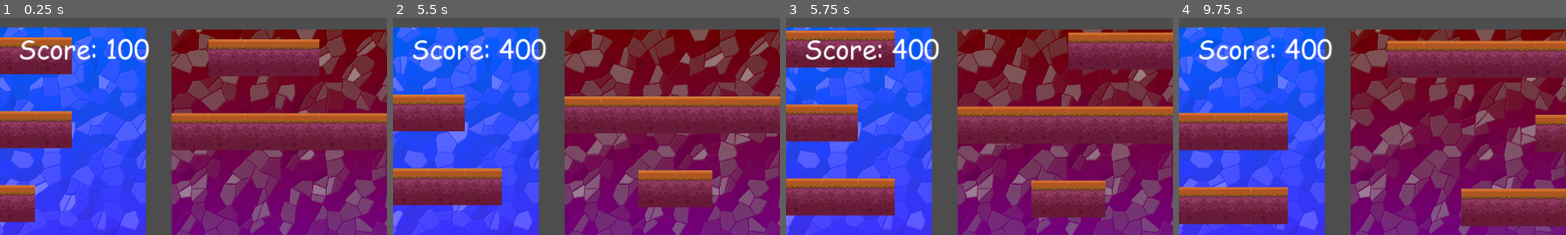
Above: before the commit, frames 1-4 (left to right).
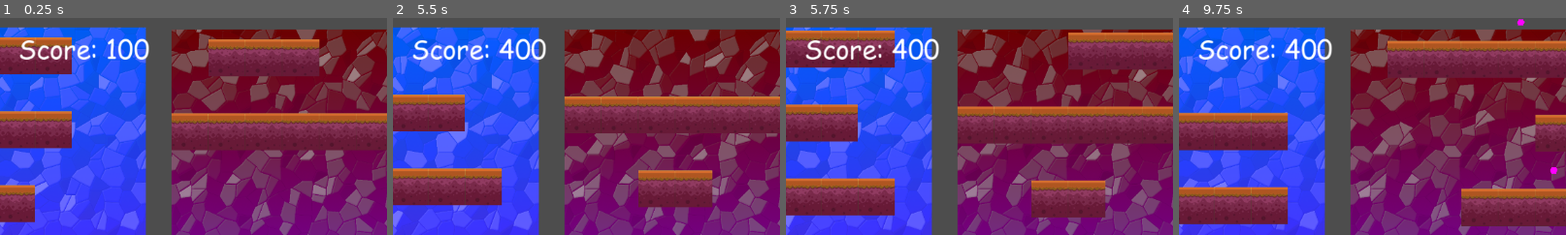
Above: after the commit, the same moments.

Repository: LegacyMD/xd_tower
Game: Godot game, scene res://scenes/root_scene.tscn
The game is run twice, just before and just after one commit, with the same random seed, the same clock (stepped at 60 frames per second) and the same inputs. The engine's default icon, where the game draws it, is replaced by a stand-in: a white triangle on a blue panel in a dark square.
Inputs (mouse positions are % of the whole screen's width and height, from its top left):
- Up to frame 1 (0.25 s): no input
- Up to frame 2 (5.5 s): move the mouse to (72, 45) at 0.52 s; hold D (player0_right) 0.53-2.03 s; click (72, 45) at 0.67 s; tap W (player0_up) at 0.77, 1.52, 3.02, 3.77, 4.52 s; move the mouse to (30, 55) at 1.27 s; move the mouse to (60, 28) at 2.02 s; hold A (player0_left) 2.03-2.78 s; move the mouse to (45, 70) at 2.77 s; hold D (player0_right) 2.78-4.28 s; click (45, 70) at 2.92 s; move the mouse to (80, 65) at 3.52 s; move the mouse to (20, 35) at 4.27 s; hold A (player0_left) 4.28-5.03 s; move the mouse to (55, 50) at 5.02 s; hold D (player0_right) from 5.03 s (still down); click (55, 50) at 5.17 s
- Up to frame 3 (5.75 s): keep holding D (player0_right)
- Up to frame 4 (9.75 s): move the mouse to (35, 25) at 5.77 s; release D (player0_right) at 5.78 s; hold A (player0_left) 5.78-7.28 s; tap W (player0_up) at 6.02, 6.77, 7.52, 9.02 s; move the mouse to (72, 45) at 6.52 s; move the mouse to (30, 55) at 7.27 s; hold D (player0_right) 7.28-9.53 s; click (30, 55) at 7.42 s; move the mouse to (60, 28) at 8.02 s; move the mouse to (45, 70) at 8.77 s; move the mouse to (80, 65) at 9.52 s; hold A (player0_left) from 9.53 s (still down); click (80, 65) at 9.67 s
The pictures show only the part of the screen within x 30-80%, y 0-50%; the shares and areas given below are measured in that part.

Frames 1-3 are identical in both runs. In frame 4, 0.1% of the frame differs, in the area x 87-98%, y 0-72%.

Commit message:
Implement Effect Spawner, remove debug prints

Diff:
--- a/scenes/effect.gd
+++ b/scenes/effect.gd
@@ -12,3 +12,4 @@
 
     var effect_type = EffectType.keys()[randi() % EffectType.size()]
     effect_gathered.emit(effect_type)
+    queue_free() # Remove from the tree
--- /dev/null
+++ b/scenes/effect_spawner.gd
@@ -0,0 +1,34 @@
+extends Node2D
+
+
+# Called when the node enters the scene tree for the first time.
+func _ready():
+    pass # Replace with function body.
+
+
+# Called every frame. 'delta' is the elapsed time since the previous frame.
+func _process(delta):
+    pass
+
+func _should_spawn():
+    return randf() <= Settings.EFFECT_SPAWN_CHANCE
+
+func _generate_x_pos(x_beg, x_end):
+    var range = x_end - x_beg
+    return randf() * range + x_beg
+
+func _on_platform_spawner_platform_spawned(view_name, x_beg, x_end, y_position):
+    if not _should_spawn():
+        return
+
+    var effect = preload("res://scenes/effect.tscn")
+
+    var instance = effect.instantiate()
+    instance.position.x = _generate_x_pos(x_beg, x_end)
+    instance.position.y = y_position
+    instance.name = "Effect_y%d" % [int(y_position)]
+
+    var container = get_node("../%s/PlatformContainer" % view_name)
+    container.add_child(instance)
+    #return instance
+    #print(x_beg, x_end, y_position)
--- /dev/null
+++ b/scenes/effect_spawner.tscn
@@ -0,0 +1,6 @@
+[gd_scene load_steps=2 format=3 uid="uid://bmr6jpswwvdri"]
+
+[ext_resource type="Script" path="res://scenes/effect_spawner.gd" id="1_ndvmq"]
+
+[node name="EffectSpawner" type="Node2D"]
+script = ExtResource("1_ndvmq")
--- a/scenes/global_settings.gd
+++ b/scenes/global_settings.gd
@@ -2,3 +2,4 @@
 
 var TILE_SIZE : int = 96
 var MIN_ROW_LENGTH: int = 2
+var EFFECT_SPAWN_CHANCE: float = 0.2
--- a/scenes/platform_spawner.gd
+++ b/scenes/platform_spawner.gd
@@ -1,4 +1,6 @@
 extends Node2D
+
+signal platformSpawned(view_name, x_beg, x_end, y_position)
 
 var last_platform_spawn_position : float = 0.0
 var last_platform_spawn_row_idx : int = -2
@@ -16,10 +18,16 @@
     var vertical_tiles_num = player_view_rect.size.y / tile_size.x
     return Vector2i(horizontal_tiles_num, vertical_tiles_num)
 
+func _pixel_pos_from_column_row(column, row, tile_size, player_view_rect):
+    var x = (column * tile_size.x) + player_view_rect.position.x + (tile_size.x / 2)
+    var y = (row * tile_size.y) + player_view_rect.position.y + (tile_size.y / 2)
+    return { x = x, y = y }
+
 func _create_tile(tile_scene, column, row, tile_size, player_view_rect):
     var instance = tile_scene.instantiate()
-    instance.position.x = (column * tile_size.x) + player_view_rect.position.x + (tile_size.x / 2)
-    instance.position.y = (row * tile_size.y) + player_view_rect.position.y + (tile_size.y / 2)
+    var position = _pixel_pos_from_column_row(column, row, tile_size, player_view_rect)
+    instance.position.x = position.x
+    instance.position.y = position.y
     instance.name = "PlatformTile_x%d_y%d" % [column, row]
     return instance
 
@@ -73,6 +81,17 @@
     var platform_offset = size_and_offset.platform_offset
     _fill_platform_tiles(platform_offset, platform_length, root, tile, r, tile_size, player_view_rect)
 
+func _emit_spawned_signal(player_view_name):
+    var player_view_rect =  get_parent().find_child(player_view_name).background_rect
+    var tile_size = _compute_tile_size(player_view_rect)
+    var row = last_platform_spawn_row_idx + 1
+    var column = 0
+    var position = _pixel_pos_from_column_row(column, row, tile_size, player_view_rect)
+    var y_position = position.y
+    var x_beg = player_view_rect.position.x
+    var x_end = player_view_rect.size.x + player_view_rect.position.x
+    emit_signal("platformSpawned", player_view_name, x_beg, x_end, y_position)
+
 # Called when the node enters the scene tree for the first time.
 func _ready():
     var player_view_rect =  get_node("../PlayerView").background_rect
@@ -93,3 +112,5 @@
         _spawn_new_platform("PlayerView")
         _spawn_new_platform("PlayerView2")
         last_platform_spawn_row_idx -= 2 # Set new row index two tows above
+        _emit_spawned_signal("PlayerView")
+        _emit_spawned_signal("PlayerView2")
--- a/scenes/root_scene.tscn
+++ b/scenes/root_scene.tscn
@@ -4,6 +4,7 @@
 [ext_resource type="Texture2D" uid="uid://bnhppr88odaml" path="res://images/bg2.png" id="2_3fxt5"]
 [ext_resource type="PackedScene" uid="uid://dhnwcp01tc7x1" path="res://scenes/platform_spawner.tscn" id="3_ny1kp"]
 [ext_resource type="PackedScene" path="res://game_over_menu.tscn" id="4_ah2uk"]
+[ext_resource type="PackedScene" uid="uid://bmr6jpswwvdri" path="res://scenes/effect_spawner.tscn" id="4_6w6mx"]
 
 [node name="RootNode" type="Node2D"]
 
@@ -32,8 +33,12 @@
 
 [node name="GameOverMenu" parent="CanvasLayer" instance=ExtResource("4_ah2uk")]
 process_mode = 3
+[node name="EffectSpawner" parent="." instance=ExtResource("4_6w6mx")]
+
+[connection signal="platformSpawned" from="PlatformSpawner" to="EffectSpawner" method="_on_platform_spawner_platform_spawned"]
 
 [editable path="PlayerView"]
 [editable path="PlayerView/Player"]
 [editable path="PlayerView2"]
 [editable path="PlayerView2/Player"]
+[editable path="EffectSpawner"]
Not shown: 1 places in scenes/effect.tscn that only renumber resources
